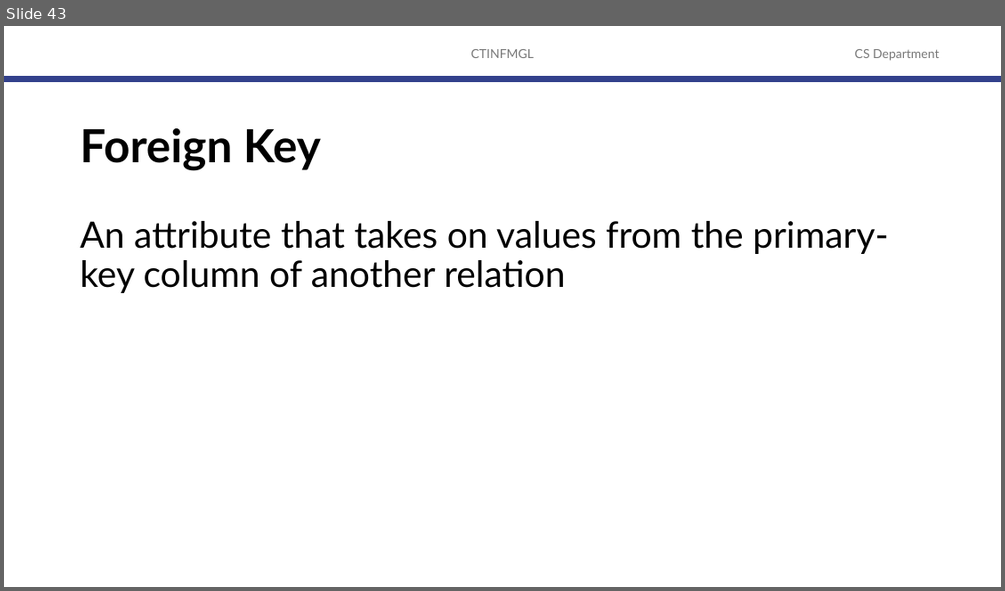
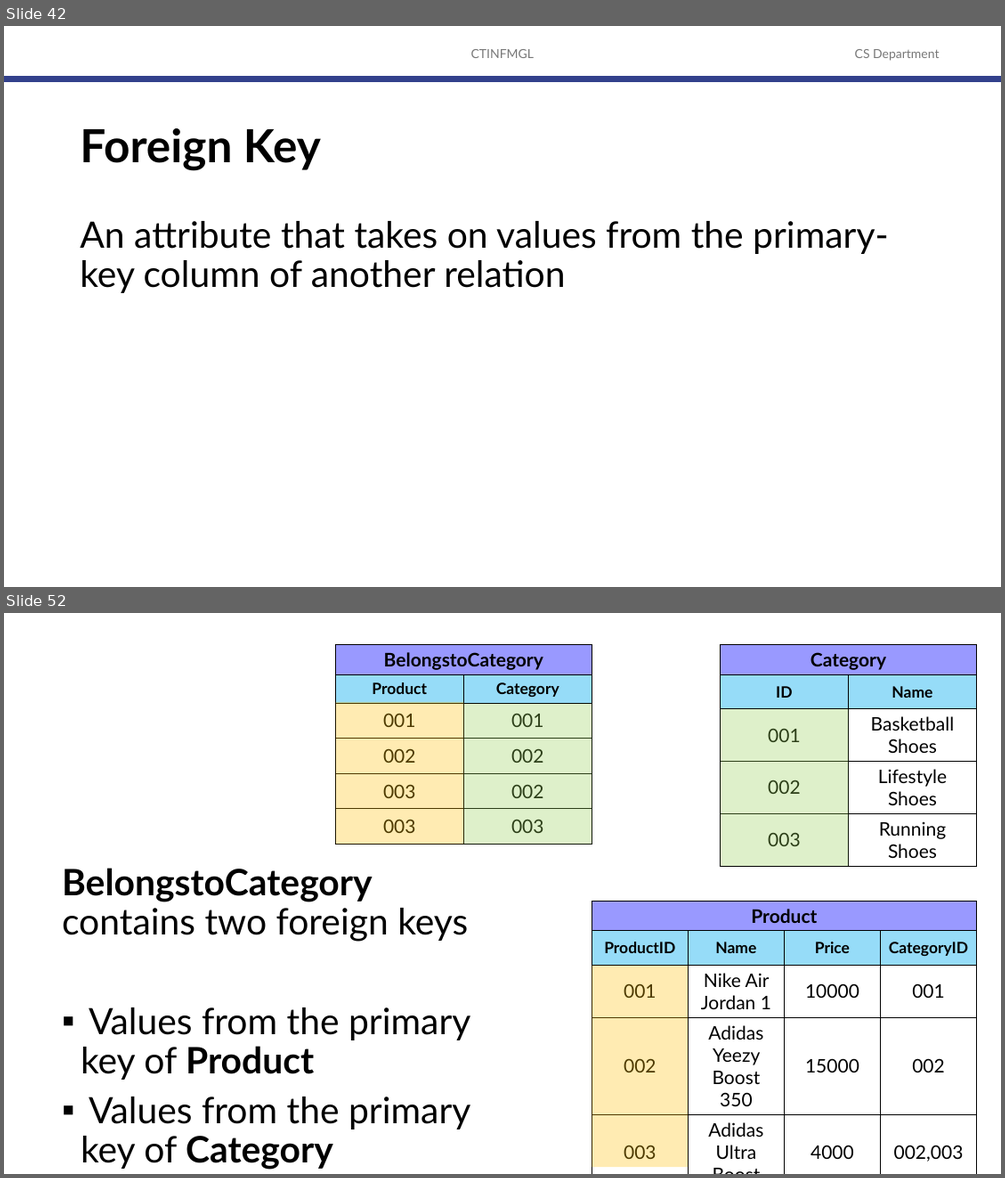
Before and after one commit to robitussin/CTINFMGL, a slide deck: 03 - The Relational Database Model/The Relational Model.pptx. Shown one above the other, each under a label of ours: slide 43 before the commit, slides 42 and 52 after it; the slides between them are not shown. The pictures are 1005x591 and 1005x1178 pixels, drawn with LibreOffice and Linux fonts; fonts in the diff are those of the drawing; background and template pictures are left out. Boxes give left, top, right and bottom in pixels: in the first picture for what was removed or moved away, otherwise in the second. Text is boxed around its words. In the diff, an @@ line names an element or a change of style, - is before the commit and + after.

```diff
--- a/03 - The Relational Database Model/The Relational Model.pptx
+++ b/03 - The Relational Database Model/The Relational Model.pptx
@@ slide 52 added at [4,613,1001,1174], background #FFFFFF @@
@@ table added at [335,644,592,844], 6 rows, 2 columns @@
+BelongstoCategory | 
+Product | Category
+001 | 001
+002 | 002
+003 | 002
+003 | 003
@@ table added at [720,644,978,866], 5 rows, 2 columns @@
+Category | 
+ID | Name
+001 | Basketball Shoes
+002 | Lifestyle Shoes
+003 | Running Shoes
@@ rectangle added at [336,702,464,844], fill #FFC000 at 30% opacity @@
@@ rectangle added at [464,704,591,844], fill #92D050 at 30% opacity @@
@@ rectangle added at [720,709,849,866], fill #92D050 at 30% opacity @@
@@ text added at [62,868,470,1169], 35 pt, text #000000 @@
+BelongstoCategory contains two foreign keys
+▪ Values from the primary key of Product
+▪ Values from the primary key of Category
@@ table added at [591,900,978,1167], 5 rows, 4 columns @@
+Product |  |  | 
+ProductID | Name | Price | CategoryID
+001 | Nike Air Jordan 1 | 10000 | 001
+002 | Adidas Yeezy Boost 350 | 15000 | 002
+003 | Adidas Ultra Boost | 4000 | 002,003
@@ rectangle added at [591,965,688,1167], fill #FFC000 at 30% opacity @@
@@ what was slide 43 is now slide 42 @@
```
Also in this commit, not shown: 13 other slides added, 1 slide removed.
